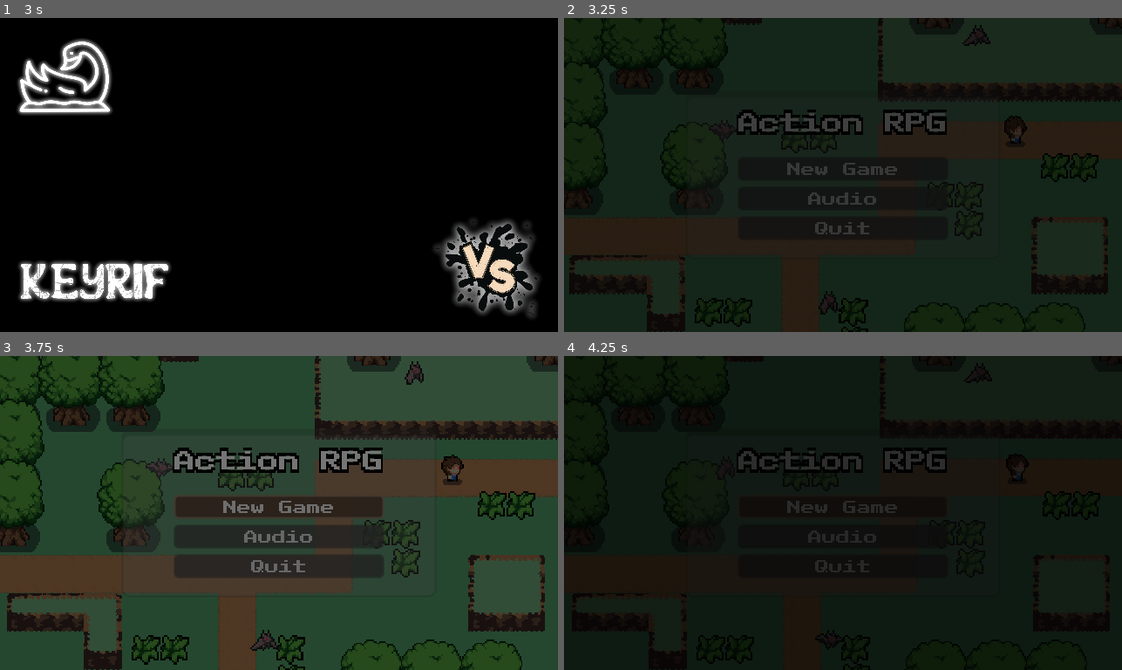
Above: before the commit, frames 1-4 (two rows, left to right).
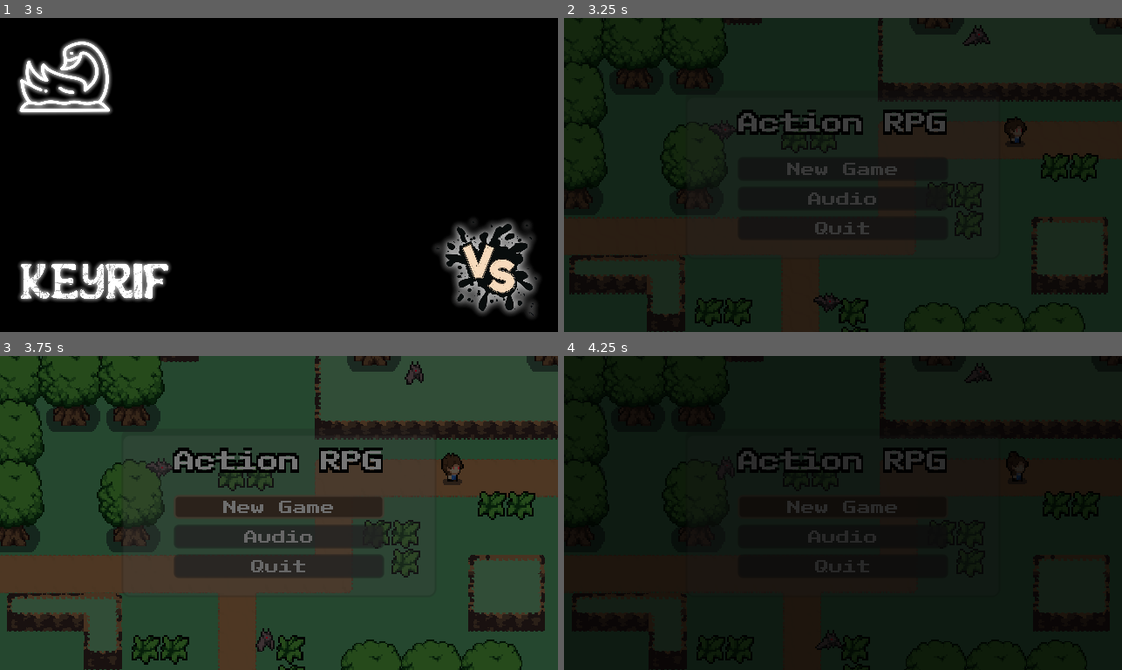
Above: after the commit, the same moments.

Repository: Zapzoop/pixelatedjam
Game: Godot game, scene res://boot.tscn
Two runs of this game, one before a commit and one after it. Both use one fixed random seed, a clock stepped at 60 frames per second and the inputs below.
Inputs (mouse positions are in pixels of both pictures, inside the frame that each line leads up to):
- Up to frame 1 (3 s): tap Enter (ui_accept) at 0.5, 0.77, 1.25, 1.52, 2, 2.75 s; move the mouse to (401, 159) at 0.52 s; hold Right (ui_right) 0.53-1.28 s; hold E (action) 0.53-1.28 s; move the mouse to (167, 190) at 1.27 s; hold Down (ui_down) 1.28-2.03 s; click (167, 190) at 1.35 s; move the mouse to (334, 105) at 2.02 s; hold Right (ui_right) 2.03-2.78 s; hold E (action) 2.03-2.78 s; move the mouse to (251, 237) at 2.77 s; hold Up (ui_up) from 2.78 s (still down); click (251, 237) at 2.85 s
- Up to frame 2 (3.25 s): keep holding Up (ui_up); tap Enter (ui_accept) at 3.02 s
- Up to frame 3 (3.75 s): release Up (ui_up) at 3.5 s; click "New Game" at 3.5 s
- Up to frame 4 (4.25 s): no input

Frame 1 is identical in both runs. In frame 2, 0.1% of the frame differs, in the area x 44-83%, y 31-95%; in frame 3, 0.1%, in the area x 44-83%, y 30-95%; in frame 4, less than 0.1%.

Commit message:
new game fix

Diff:
--- a/UI/main_menu/MainMenu.gd
+++ b/UI/main_menu/MainMenu.gd
@@ -23,6 +23,18 @@
 
 func _go_to_main_scene():
 	get_tree().change_scene(main_scene_path)
+	var newplayer = {
+	"health": 4,
+	"position": {
+		"x": 168,
+		"y": 80
+	},
+	"interacted": [
+
+	]
+}
+	SaveSystem.player = newplayer
+	SaveSystem.save_file()
 	$"/root/Signalbus".emit_signal("loading_world")
 
 func toggle_audio_option(value: bool) -> void:
--- a/UI/main_menu/MainMenu.tscn
+++ b/UI/main_menu/MainMenu.tscn
@@ -656,14 +656,13 @@
 scale = Vector2( 1.25, 1.25 )
 frames = SubResource( 53 )
 animation = "idle"
-frame = 1
+frame = 5
 playing = true
 
 [node name="Bat" type="AnimatedSprite" parent="."]
 position = Vector2( -10, 110 )
 scale = Vector2( 1.45, 1.4 )
 frames = SubResource( 64 )
-frame = 2
 playing = true
 
 [node name="Bat2" type="AnimatedSprite" parent="."]
